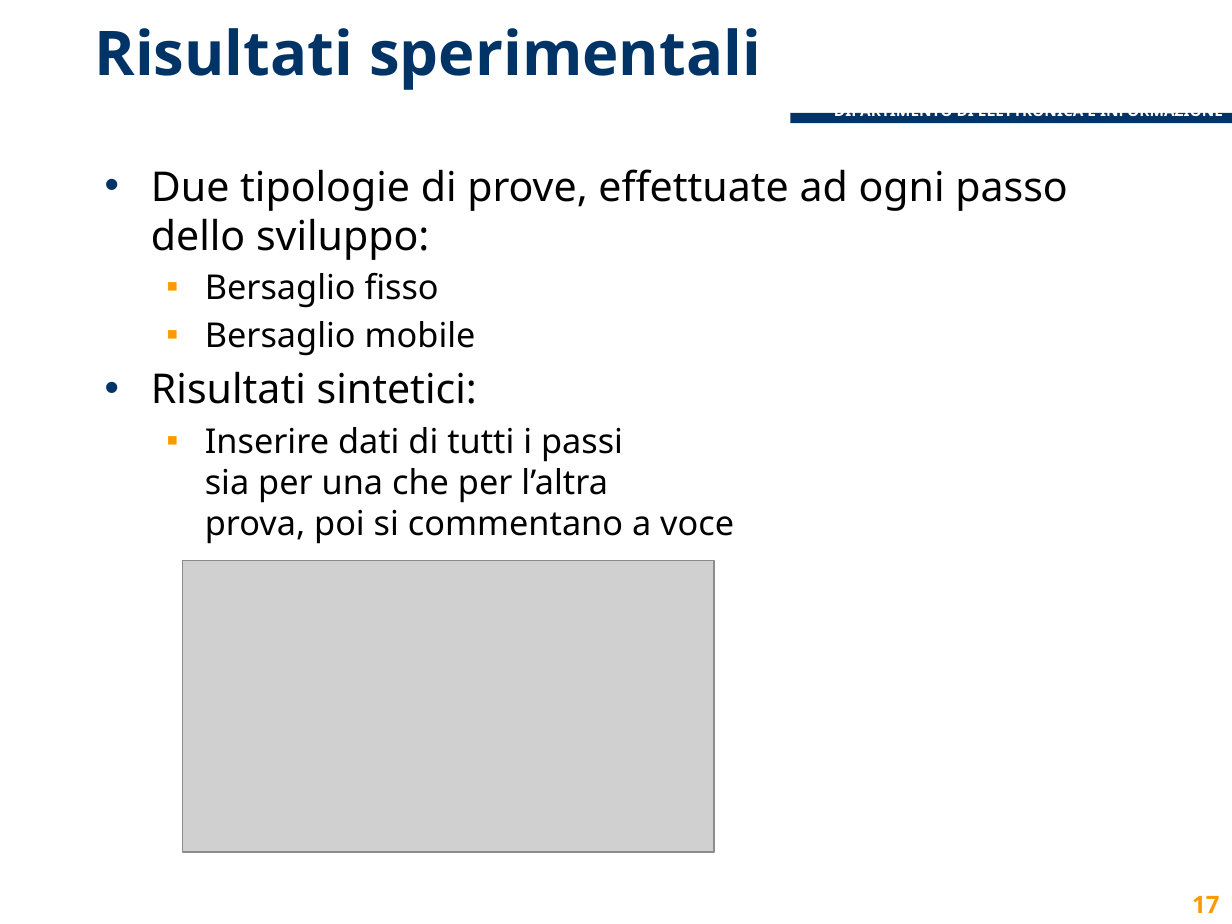
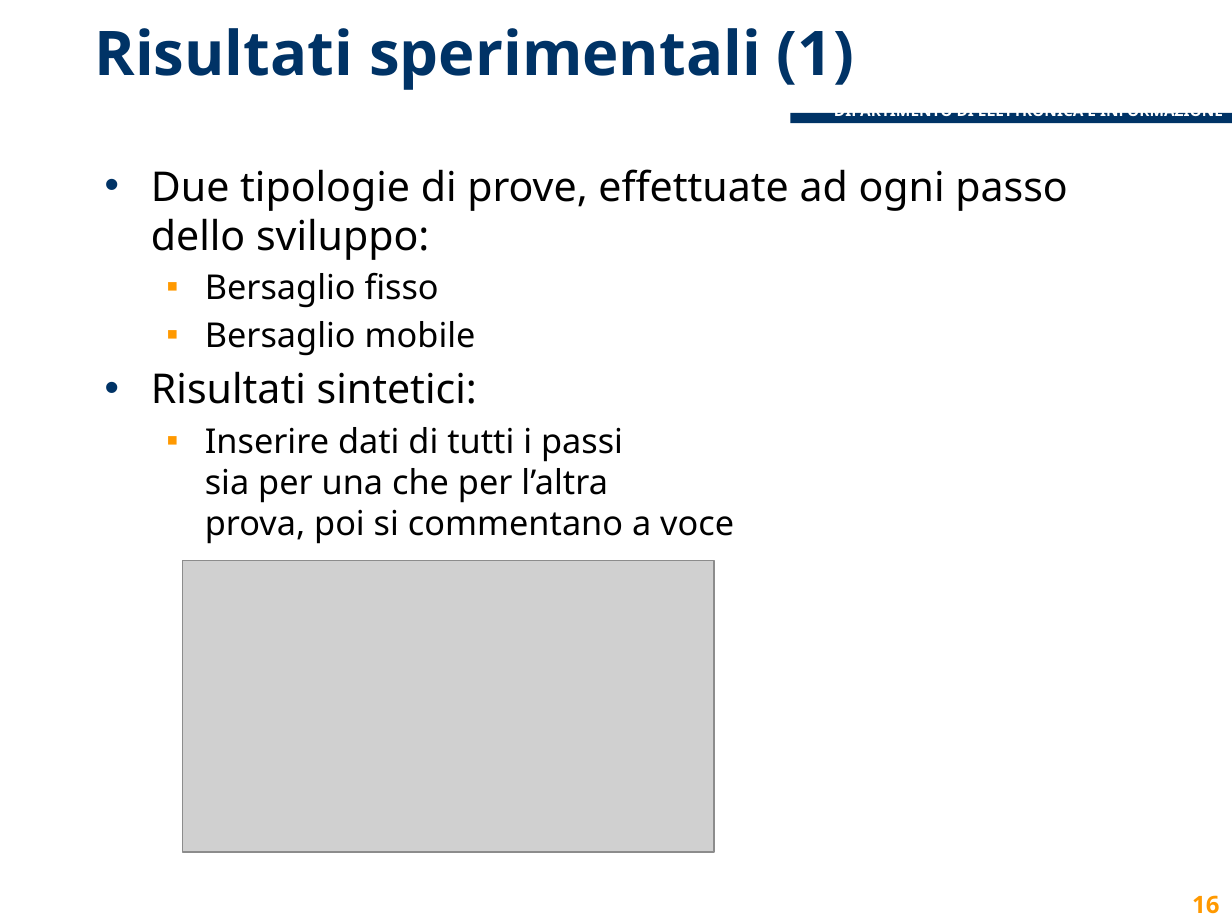
Before and after one commit to lcavagnispolimi/thesis_latex, a slide deck: slide 16 of presentazione_discussione.pptx (slide 17 before the commit). Drawn at 1232x924 pixels with LibreOffice and Linux fonts; fonts in the diff are those of the drawing; grey boxes stand for pictures; background and template pictures are left out. Boxes give left, top, right and bottom in pixels: in the first picture for what was removed or moved away, otherwise in the second. Text is boxed around its words. In the diff, an @@ line names an element or a change of style, - is before the commit and + after.

```diff
--- a/presentazione_discussione.pptx
+++ b/presentazione_discussione.pptx
@@ title at (94,28,854,90): text changed @@
-Risultati sperimentali
+Risultati sperimentali (1)
@@ page number at (1192,895,1219,914): text changed @@
-17
+16
```
Also in this commit, not shown: 7 other slides changed, 4 slides added, 3 slides removed.
